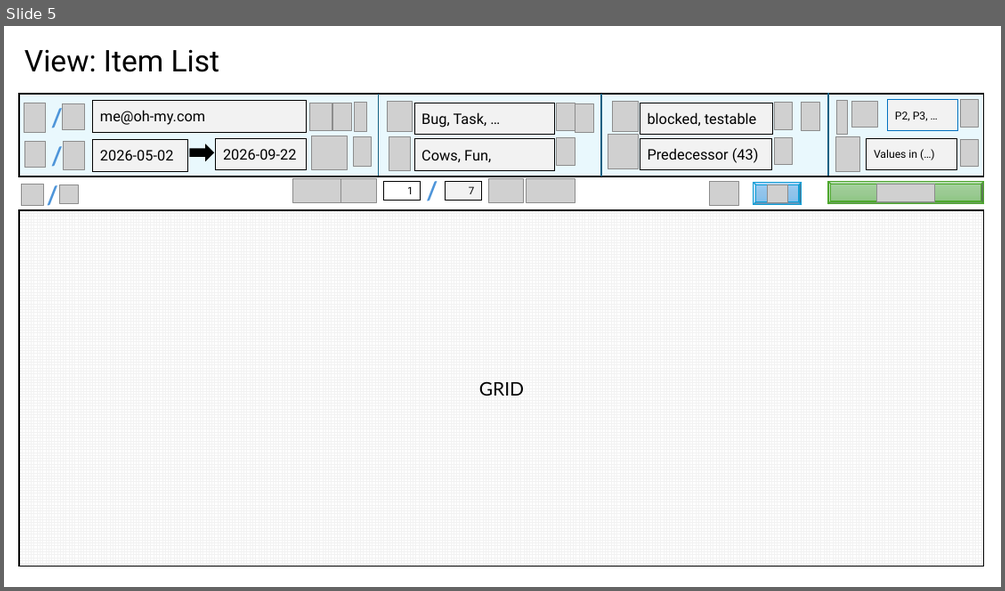
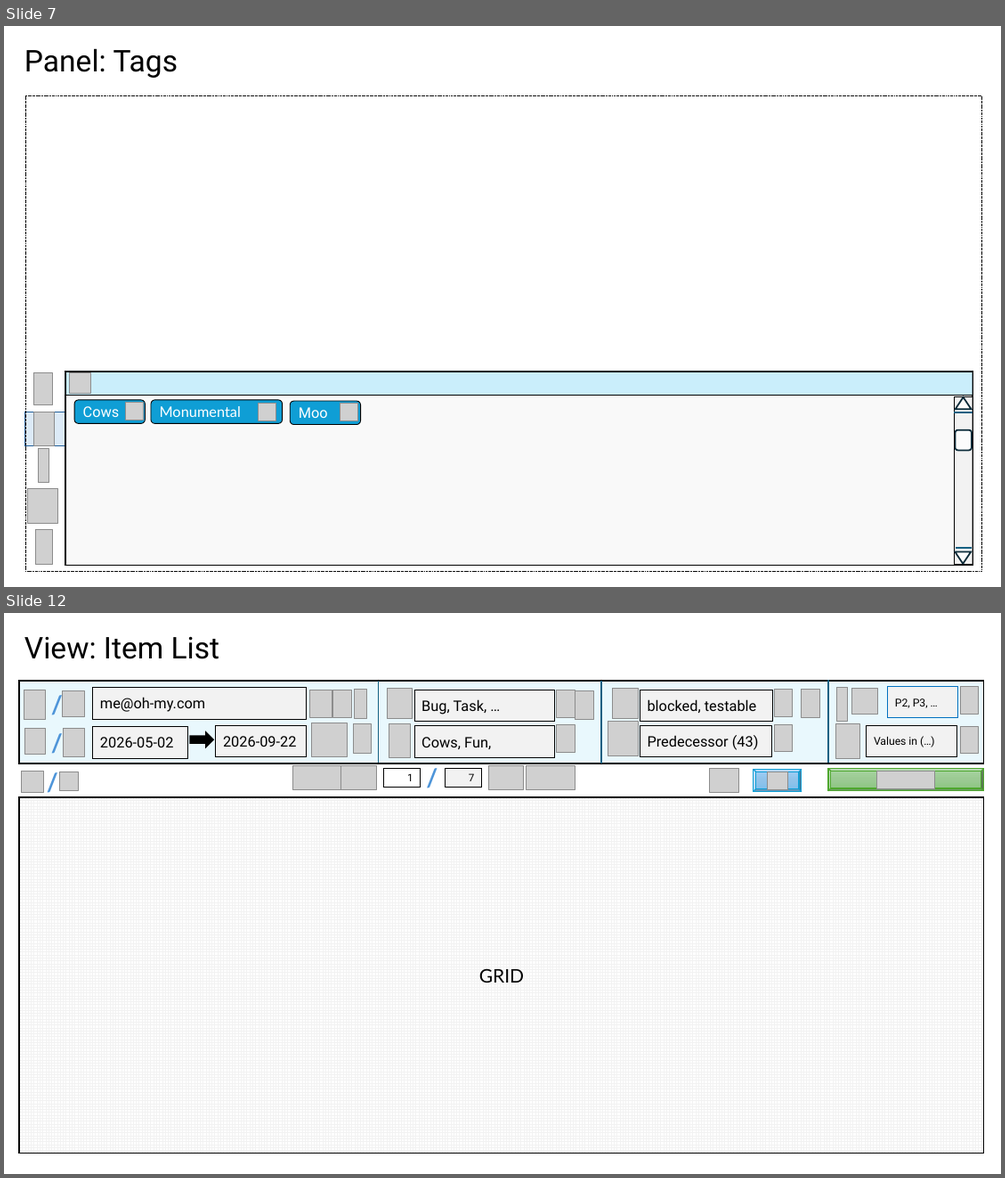
Before and after one commit to BlitzkriegSoftware/item_organizer, a slide deck: docs/ui-design.pptx. Shown one above the other, each under a label of ours: slide 5 before the commit, slides 7 and 12 after it; the slides between them are not shown. The pictures are 1005x591 and 1005x1178 pixels, drawn with LibreOffice and Linux fonts; fonts in the diff are those of the drawing; grey boxes stand for pictures; background and template pictures are left out. Boxes give left, top, right and bottom in pixels: in the first picture for what was removed or moved away, otherwise in the second. Text is boxed around its words. In the diff, an @@ line names an element or a change of style, - is before the commit and + after.

```diff
--- a/docs/ui-design.pptx
+++ b/docs/ui-design.pptx
@@ slide 7 added at [4, 26, 1001, 587], background #FFFFFF @@
@@ title added at [24, 48, 178, 78], 28.8 pt, text #000000 @@
+Panel: Tags
@@ rectangle added at [25, 95, 981, 572], outline #000000 0.25 pt dashed @@
@@ rectangle added at [65, 371, 972, 565], fill #F2F2F2 at 40% opacity, outline #000000 1.5 pt @@
@@ rectangle added at [65, 371, 972, 395], fill #CAEEFB, outline #000000 0.25 pt @@
@@ picture added at [34, 373, 53, 405] @@
@@ picture added at [69, 373, 90, 394] @@
@@ rectangle added at [25, 412, 65, 446], fill #DCEAF7, outline #215F9A 1 pt @@
@@ picture added at [34, 412, 55, 445] @@
@@ rounded rectangle added at [74, 400, 145, 424], fill #0F9ED5, outline #000000 0.75 pt, 14 pt, text #FFFFFF @@
+Cows
@@ picture added at [125, 402, 143, 420] @@
@@ rounded rectangle added at [151, 400, 283, 424], fill #0F9ED5, outline #000000 0.75 pt, 14 pt, text #FFFFFF @@
+Monumental
@@ picture added at [259, 402, 276, 421] @@
@@ rounded rectangle added at [290, 401, 360, 425], fill #0F9ED5, outline #000000 0.75 pt, 14 pt, text #FFFFFF @@
+Moo
@@ picture added at [340, 402, 358, 421] @@
@@ picture added at [39, 449, 48, 483] @@
@@ picture added at [27, 489, 57, 524] @@
@@ picture added at [35, 529, 52, 564] @@
@@ group added at [955, 396, 972, 564]: 2 triangles, 2 lines, 1 rectangle, 1 rounded rectangle @@
@@ what was slide 5 is now slide 12 @@
```
Also in this commit, not shown: 4 slides changed, 7 other slides added, 8 other files.
